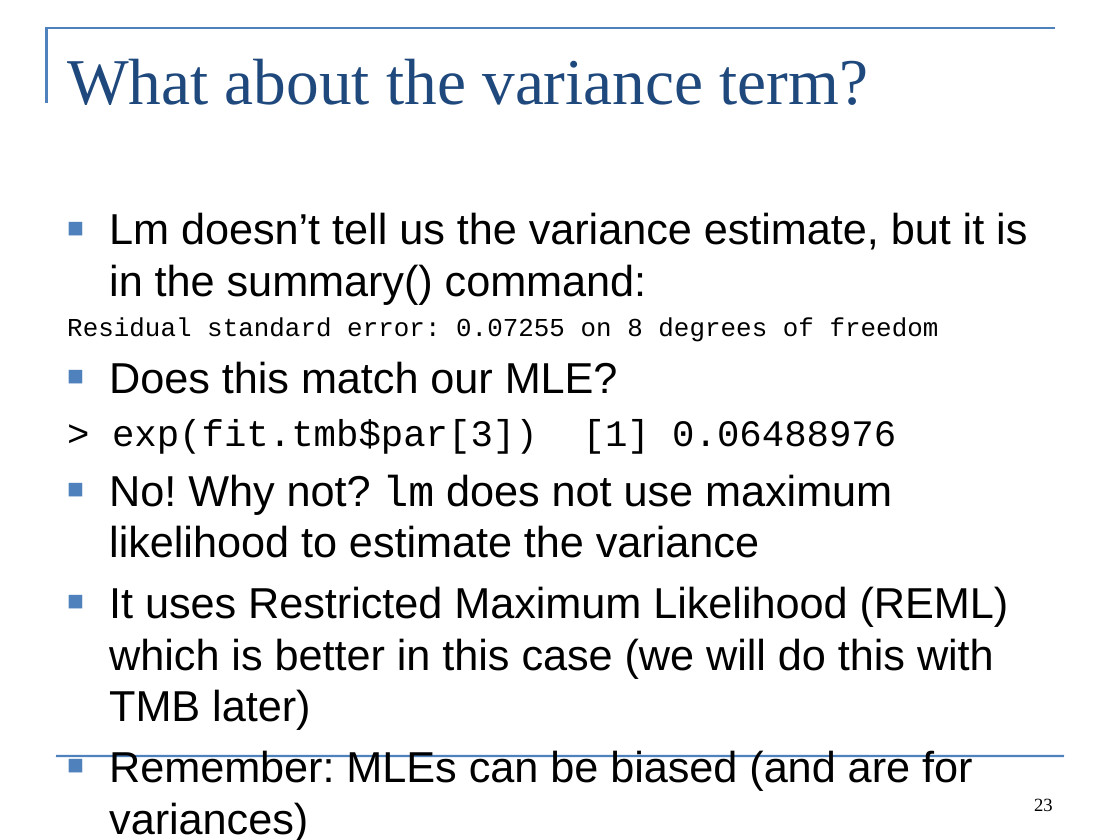
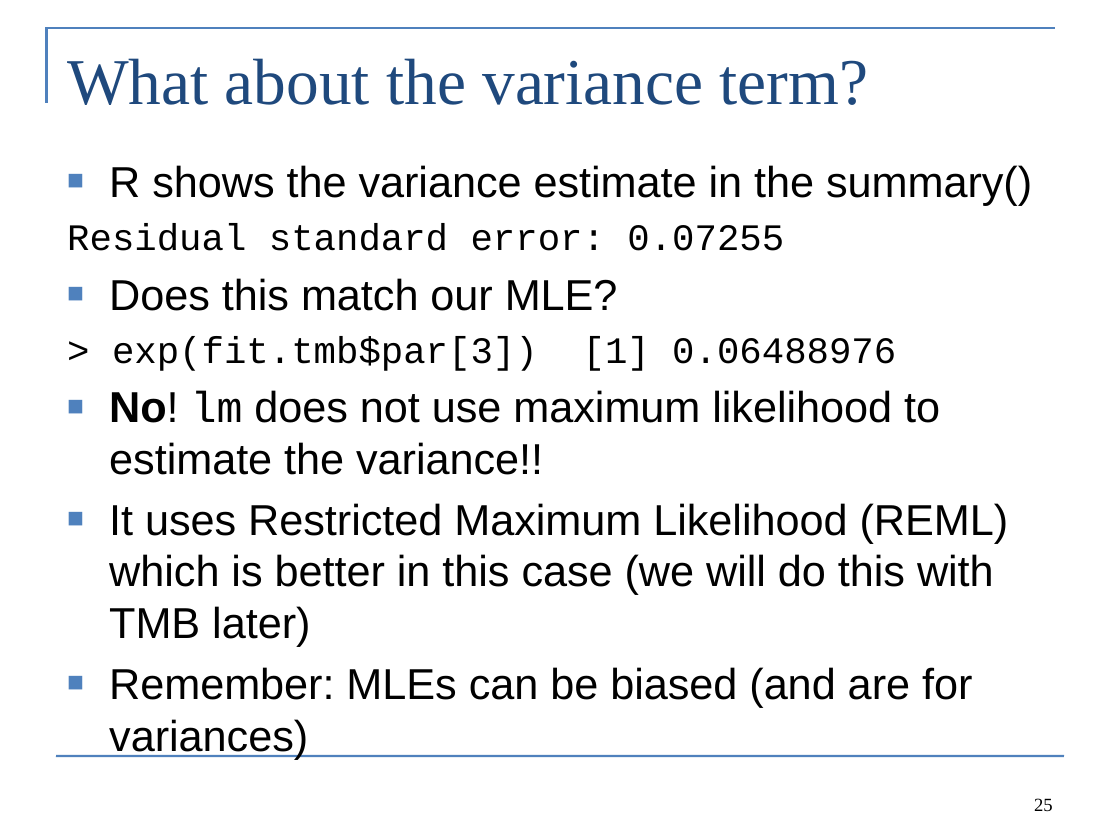
Before and after one commit to colemonnahan/tmb_workshop, a slide deck: slide 25 of day1/lecture1_maximum_likelihood.pptx (slide 23 before the commit). Drawn at 1120x840 pixels with LibreOffice and Linux fonts; fonts in the diff are those of the drawing. Boxes give left, top, right and bottom in pixels: in the first picture for what was removed or moved away, otherwise in the second. Text is boxed around its words. In the diff, an @@ line names an element or a change of style, - is before the commit and + after.

```diff
--- a/day1/lecture1_maximum_likelihood.pptx
+++ b/day1/lecture1_maximum_likelihood.pptx
@@ text "R shows the variance estimate ...": place and size @@
-text "R shows the variance estimate ..." at [67, 212, 1027, 840]
+text "R shows the variance estimate ..." at [67, 165, 1032, 759]
@@ text at [67, 165, 1032, 251]: text changed @@
-■ Lm doesn’t tell us the variance estimate, but it is in the summary() command:
-Residual standard error: 0.07255 on 8 degrees of freedom
+■ R shows the variance estimate in the summary()
+Residual standard error: 0.07255
@@ text at [109, 390, 940, 475]: text changed @@
-■ No! Why not? lm does not use maximum likelihood to estimate the variance
+■ No! lm does not use maximum likelihood to estimate the variance!!
@@ page number at [1034, 798, 1053, 812]: text changed @@
-23
+25
```
Also in this commit, not shown: 16 other slides changed, 3 slides added, 12 other files.
